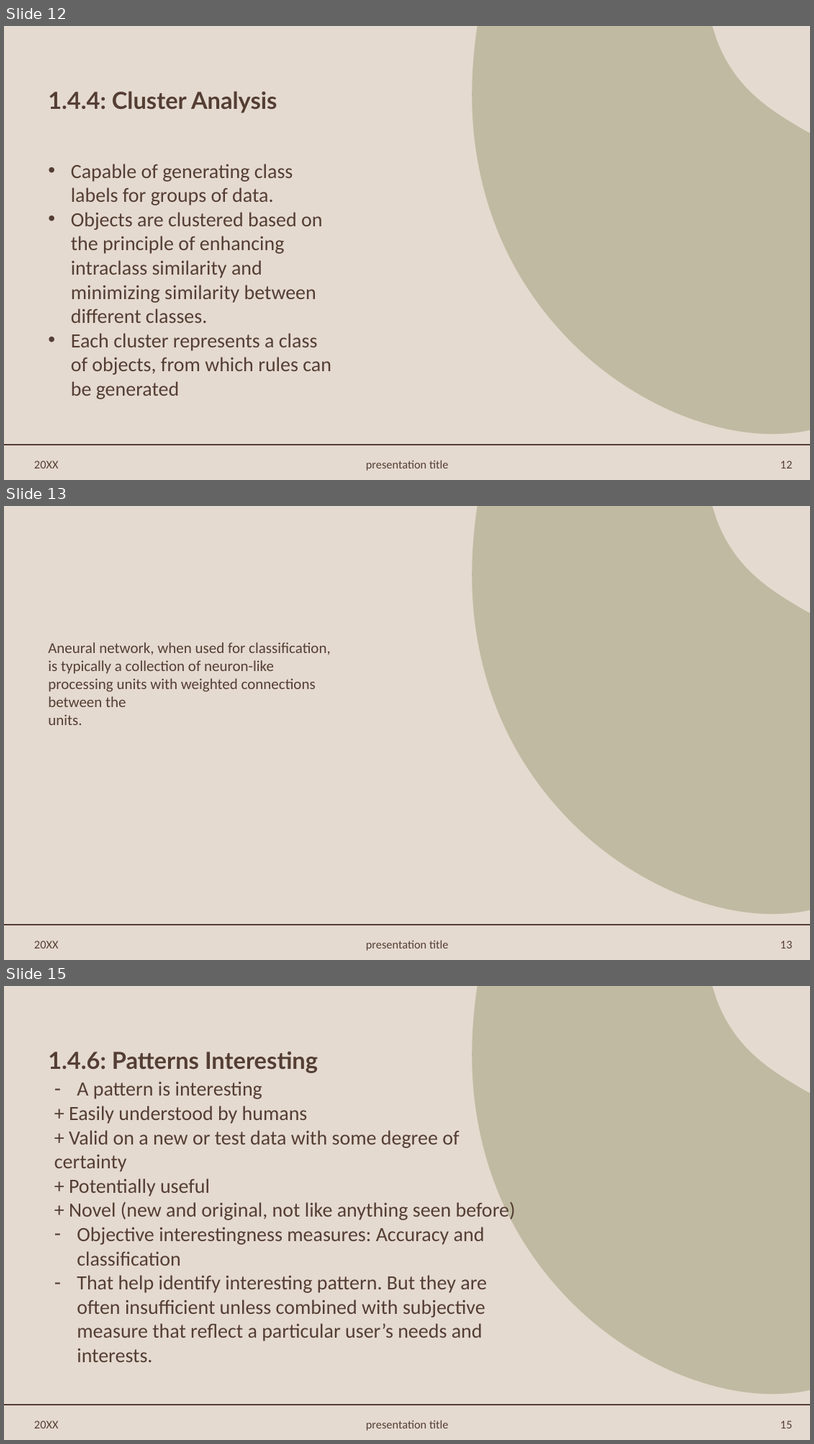
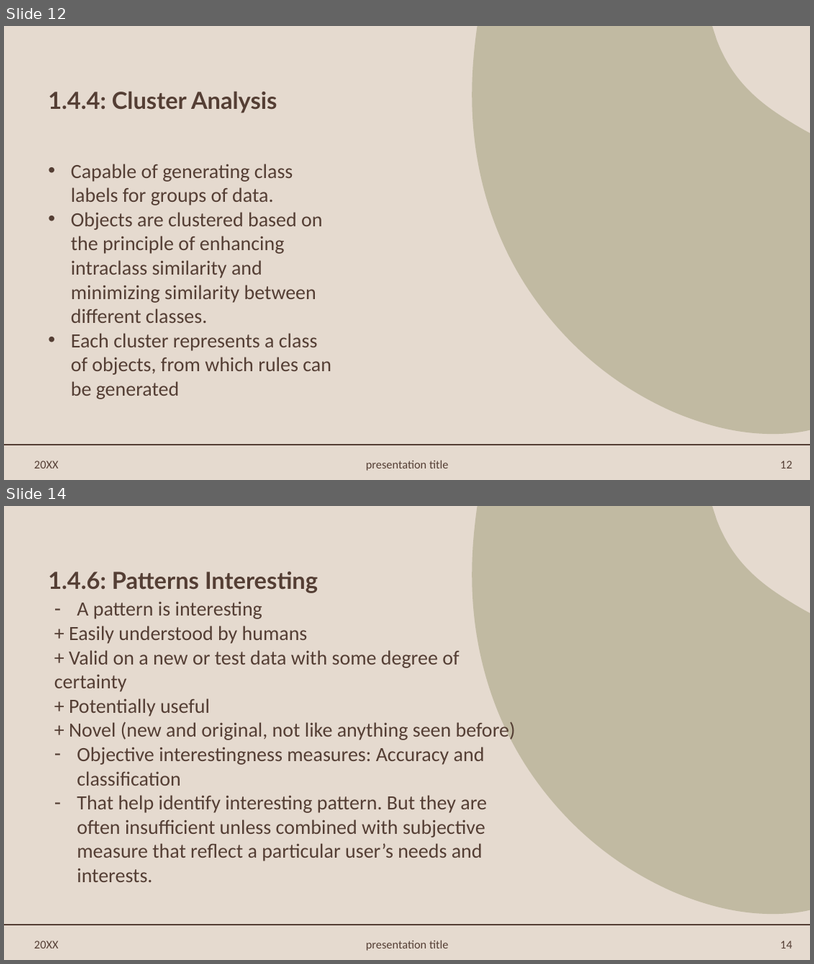
Before and after one commit to TranHuyHiep/Nam4_KyI, a slide deck: KhaiPhaDuLieu/baocaolan1/KPDL_NO1_SEC14_4 (1).pptx. Shown one above the other, each under a label of ours: slides 12, 13 and 15 before the commit, slides 12 and 14 after it; the slides between them are not shown. The pictures are 814x1444 and 814x964 pixels, drawn with LibreOffice and Linux fonts; fonts in the diff are those of the drawing; background and template pictures are left out. Boxes give left, top, right and bottom in pixels: in the first picture for what was removed or moved away, otherwise in the second. Text is boxed around its words. In the diff, an @@ line names an element or a change of style, - is before the commit and + after.

```diff
--- a/KhaiPhaDuLieu/baocaolan1/KPDL_NO1_SEC14_4 (1).pptx
+++ b/KhaiPhaDuLieu/baocaolan1/KPDL_NO1_SEC14_4 (1).pptx
@@ slide 13 removed at bbox=[4, 506, 810, 960], background #E5DACF; not listed: 2 template elements that a slide beside it also shows @@
@@ text removed at bbox=[48, 642, 331, 725] @@
-Aneural network, when used for classification, is typically a collection of neuron-like processing units with weighted connections between the
-units.
@@ text removed at bbox=[34, 940, 59, 948] @@
-20XX
@@ text removed at bbox=[366, 939, 448, 950] @@
-presentation title
@@ page number removed at bbox=[781, 940, 793, 948] @@
-13
@@ what was slide 15 is now slide 14 @@
@@ page number at bbox=[781, 940, 793, 948]: text changed @@
-15
+14
```
Also in this commit, not shown: 6 other files.
